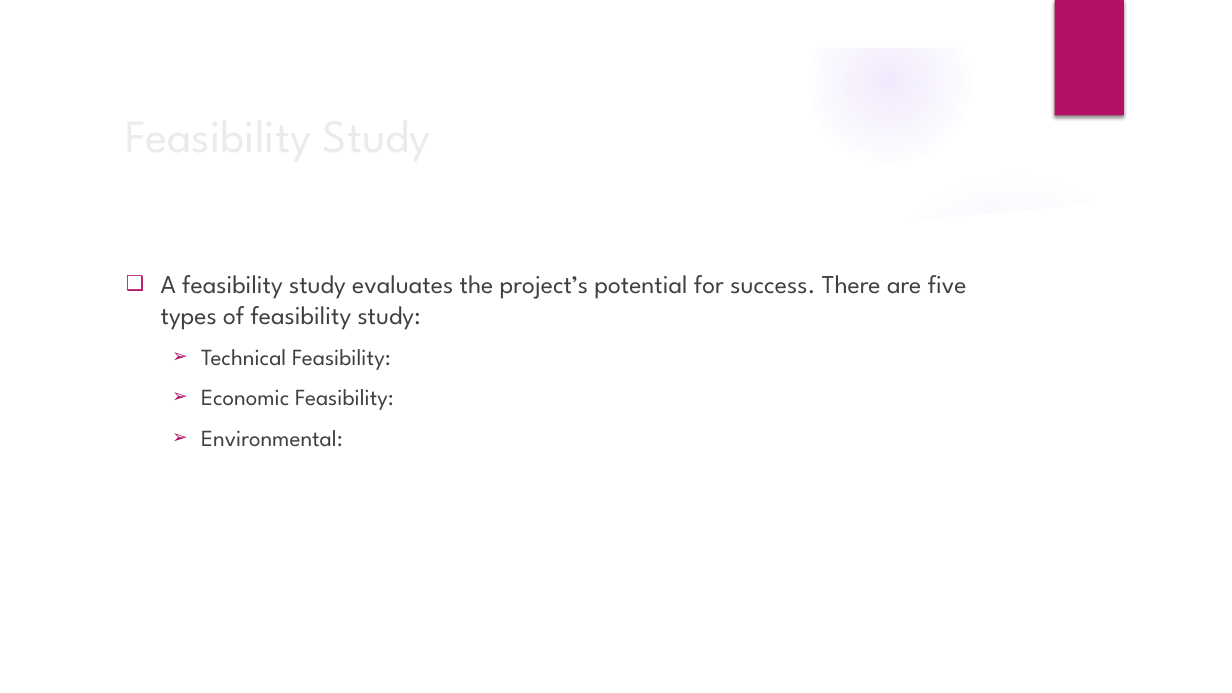
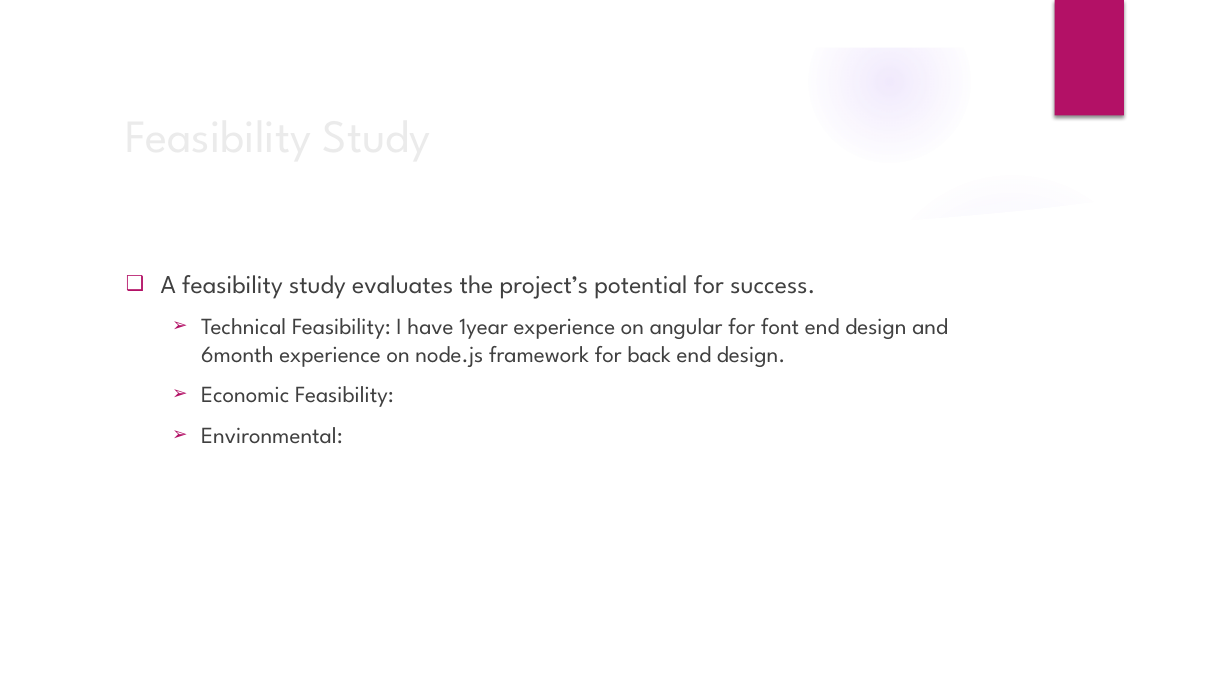
Before and after one commit to ShahabuddinAhmed/Presentation, a slide deck: slide 5 of HouseRenting.pptx. Drawn at 1232x693 pixels with LibreOffice and Linux fonts; fonts in the diff are those of the drawing; background and template pictures are left out. Boxes give left, top, right and bottom in pixels: in the first picture for what was removed or moved away, otherwise in the second. Text is boxed around its words. In the diff, an @@ line names an element or a change of style, - is before the commit and + after.

```diff
--- a/HouseRenting.pptx
+++ b/HouseRenting.pptx
@@ text at (x1=161, y1=275, x2=948, y2=367): text changed; size 20 to 18 pt @@
-❑ A feasibility study evaluates the project’s potential for success. There are five types of feasibility study:
-  ➢ Technical Feasibility:
+❑ A feasibility study evaluates the project’s potential for success.
+  ➢ Technical Feasibility: I have 1year experience on angular for font end design and 6month experience on node.js framework for back end design.
```
Also in this commit, not shown: 4 other slides changed.
